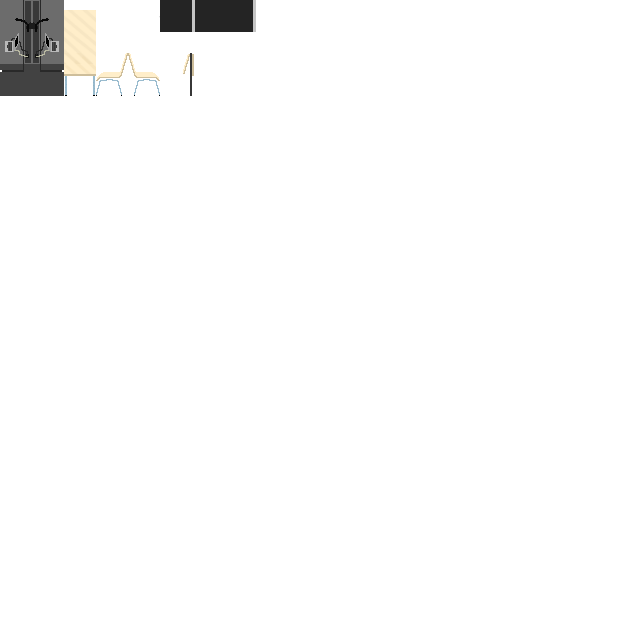
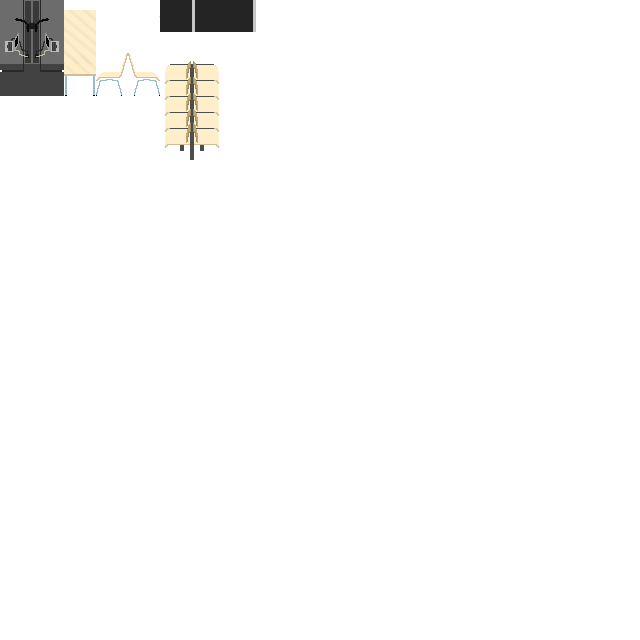
Before/after of a 640 x 640 layered artwork. What changed in the layer stack:
added layer "Eingefügte Ebene" above "Hintergrund" over [200,145,204,151]
painted on "Hintergrund" over [165,53,219,160]
